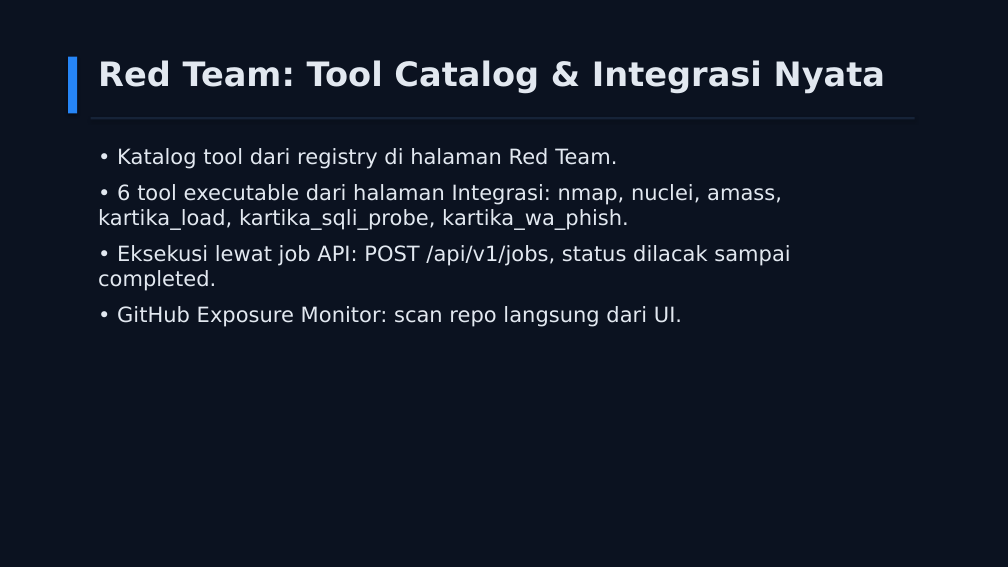
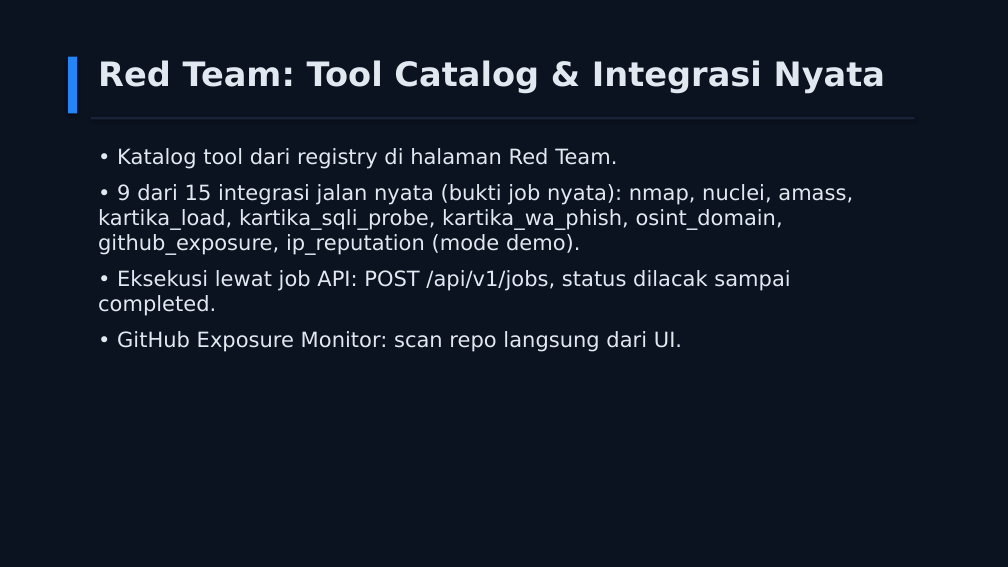
Before and after one commit to jejakmasgondrong/GARDA-CYBER, a slide deck: slide 6 of submission/GARDA-CYBER-slide-penjelasan.pptx. Drawn at 1008x567 pixels with LibreOffice and Linux fonts; fonts in the diff are those of the drawing. Boxes give left, top, right and bottom in pixels: in the first picture for what was removed or moved away, otherwise in the second. Text is boxed around its words. In the diff, an @@ line names an element or a change of style, - is before the commit and + after.

Commit message:
fix: perbarui angka slide penjelasan akurat v0.5.3 (9 integrasi jalan nyata, seed 5 aset, 10 dokumen)

```diff
--- a/submission/GARDA-CYBER-slide-penjelasan.pptx
+++ b/submission/GARDA-CYBER-slide-penjelasan.pptx
@@ text at [98,184,853,255]: text changed @@
-• 6 tool executable dari halaman Integrasi: nmap, nuclei, amass, kartika_load, kartika_sqli_probe, kartika_wa_phish.
+• 9 dari 15 integrasi jalan nyata (bukti job nyata): nmap, nuclei, amass, kartika_load, kartika_sqli_probe, kartika_wa_phish, osint_domain, github_exposure, ip_reputation (mode demo).
```
Also in this commit, not shown: 3 other slides changed, 1 other file.
